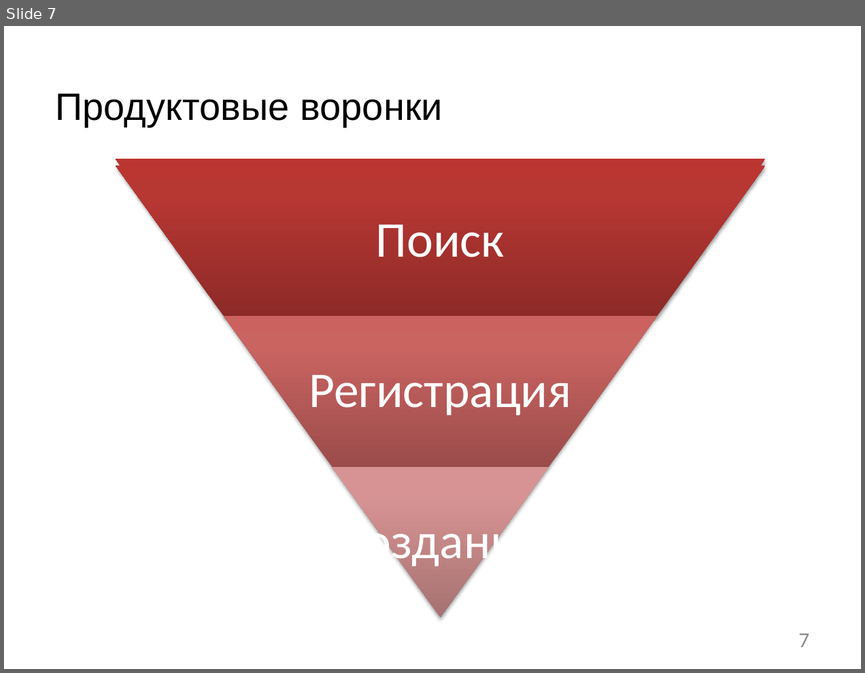
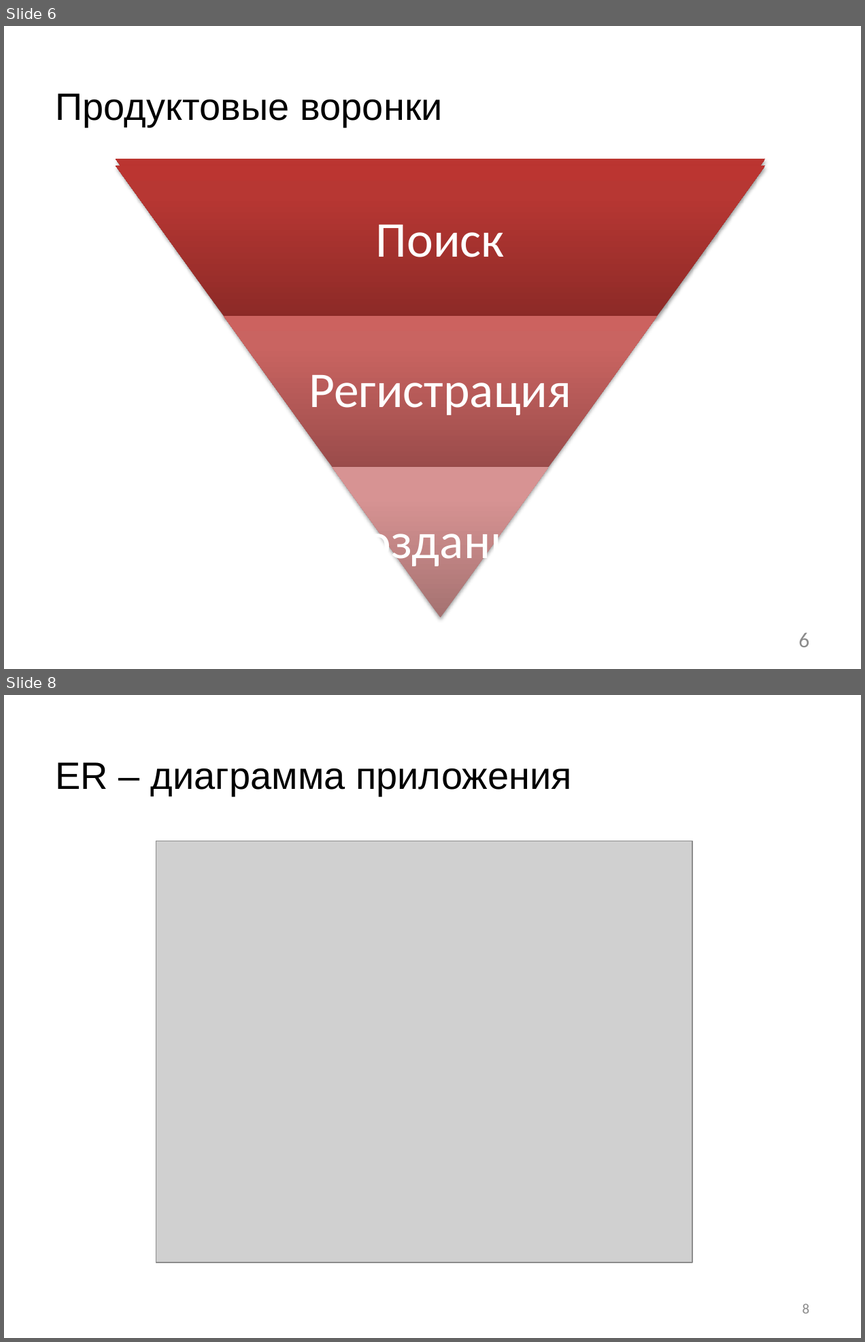
Before and after one commit to StasMalikov/TeamScanner, a slide deck: Документация/TeamScanner презентация.pptx. Shown one above the other, each under a label of ours: slide 7 before the commit, slides 6 and 8 after it; the slides between them are not shown. The pictures are 865x673 and 865x1342 pixels, drawn with LibreOffice and Linux fonts; fonts in the diff are those of the drawing; grey boxes stand for pictures. Boxes give left, top, right and bottom in pixels: in the first picture for what was removed or moved away, otherwise in the second. Text is boxed around its words. In the diff, an @@ line names an element or a change of style, - is before the commit and + after.

```diff
--- a/Документация/TeamScanner презентация.pptx
+++ b/Документация/TeamScanner презентация.pptx
@@ slide 8 added at bbox=[4, 695, 861, 1338], background #FFFFFF @@
@@ title added at bbox=[56, 762, 572, 796], 32 pt, text #000000 @@
+ER – диаграмма приложения
@@ picture added at bbox=[156, 841, 692, 1262] @@
@@ page number added at bbox=[802, 1304, 810, 1313], 12 pt, text #8C8C8C @@
+8
@@ what was slide 7 is now slide 6 @@
@@ page number at bbox=[798, 633, 809, 647]: text changed @@
-7
+6
```
Also in this commit, not shown: 2 slides changed, 1 other slide added, 1 other file.
